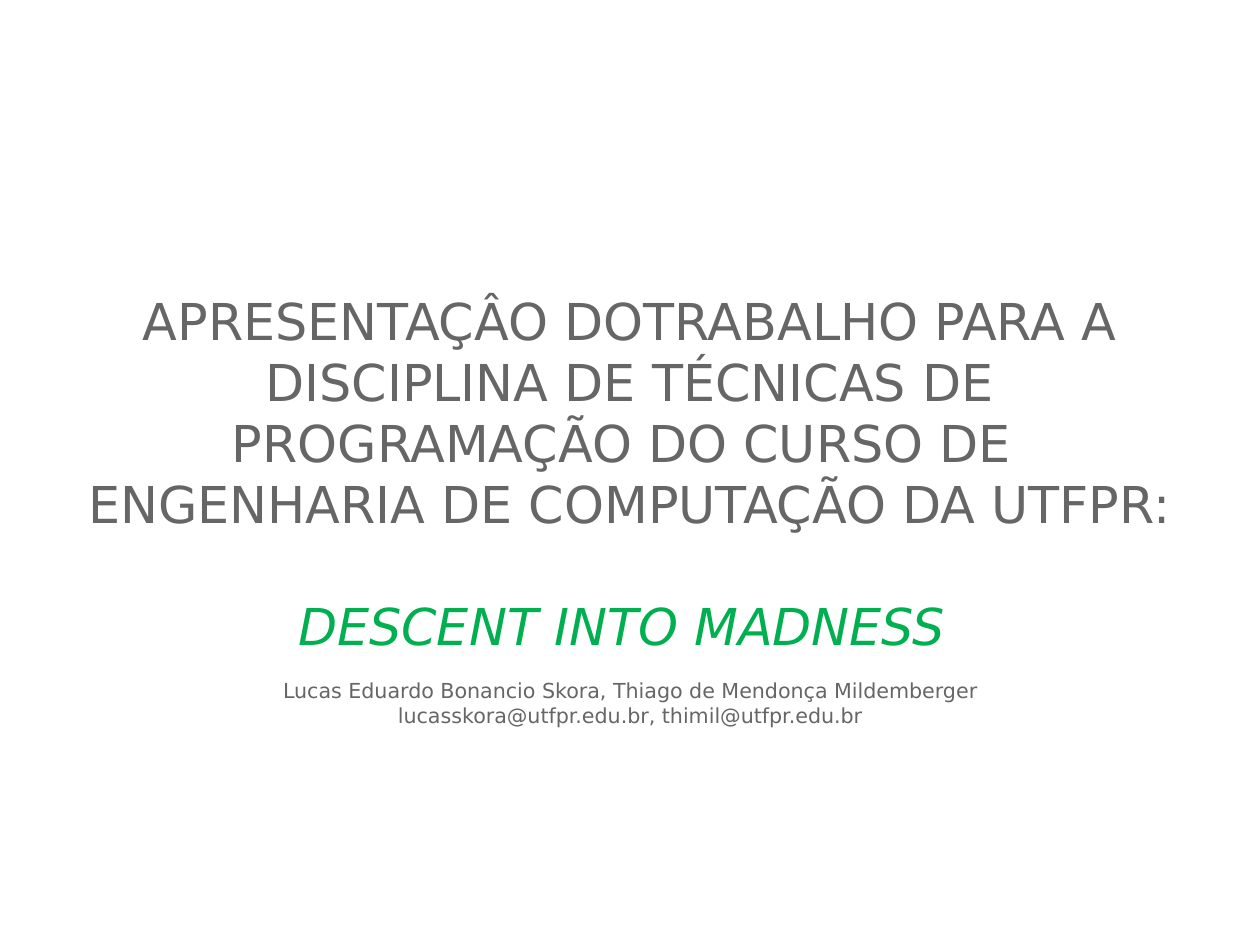
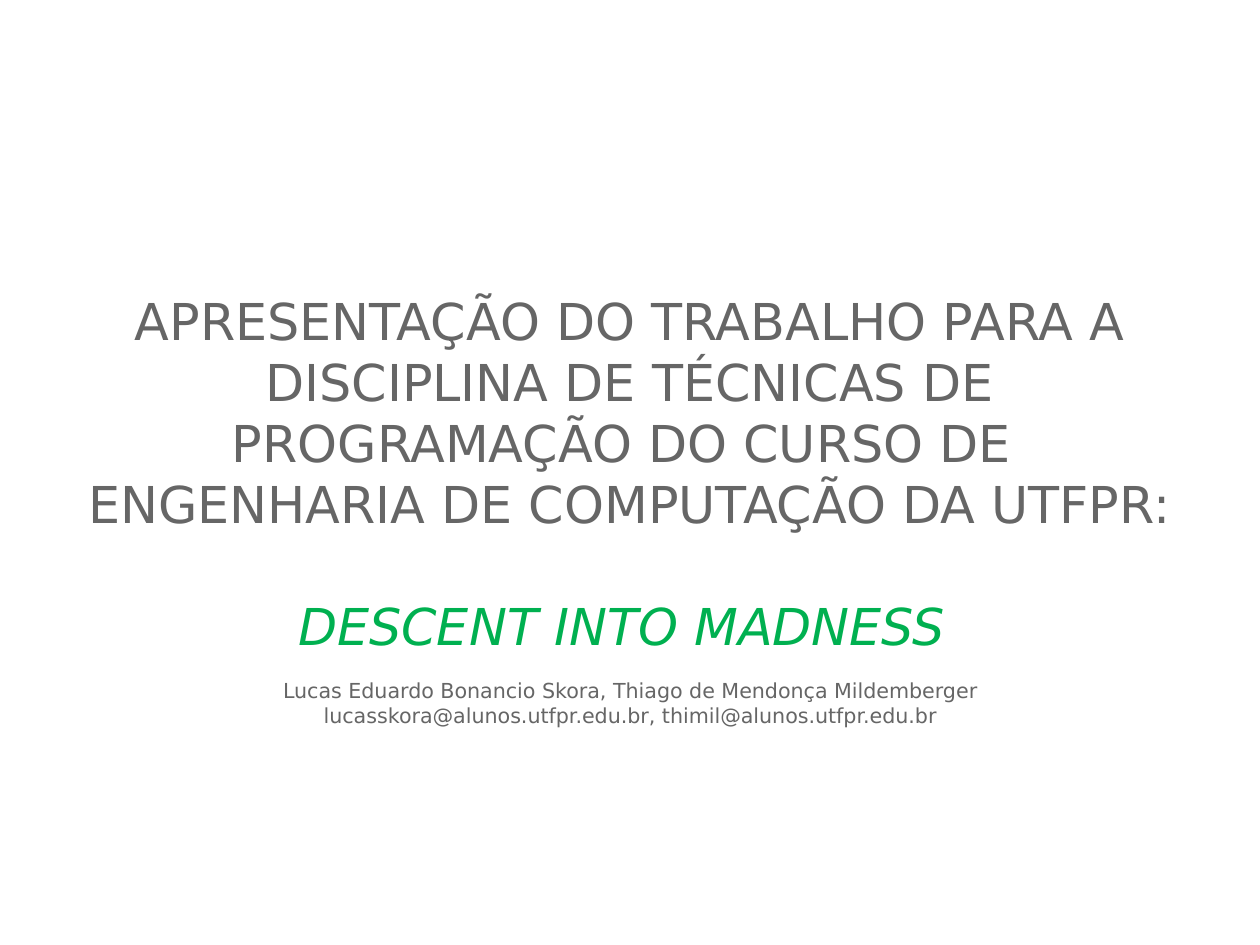
Before and after one commit to LucasEBSkora/jogo-tecnicas, a slide deck: slide 1 of Documents/Apresentação_Slides.odp. Drawn at 1260x945 pixels with LibreOffice and Linux fonts; fonts in the diff are those of the drawing; background and template pictures are left out. Boxes give left, top, right and bottom in pixels: in the first picture for what was removed or moved away, otherwise in the second. Text is boxed around its words. In the diff, an @@ line names an element or a change of style, - is before the commit and + after.

```diff
--- a/Documents/Apresentação_Slides.odp
+++ b/Documents/Apresentação_Slides.odp
@@ subtitle at (88,298,1171,646): text changed @@
-APRESENTAÇÂO DOTRABALHO PARA A DISCIPLINA DE TÉCNICAS DE PROGRAMAÇÃO DO CURSO DE
-ENGENHARIA DE COMPUTAÇÃO DA UTFPR:
-DESCENT INTO MADNESS
+APRESENTAÇÃO DO TRABALHO PARA A DISCIPLINA DE TÉCNICAS DE PROGRAMAÇÃO DO CURSO DE
+ENGENHARIA DE COMPUTAÇÃO DA UTFPR:
+DESCENT INTO MADNESS
@@ subtitle at (324,707,937,728): text changed @@
-lucasskora@utfpr.edu.br, thimil@utfpr.edu.br
+lucasskora@alunos.utfpr.edu.br, thimil@alunos.utfpr.edu.br
```
Also in this commit, not shown: 4 other slides changed, 2 slides added, 1 slide removed, 4 other files.
